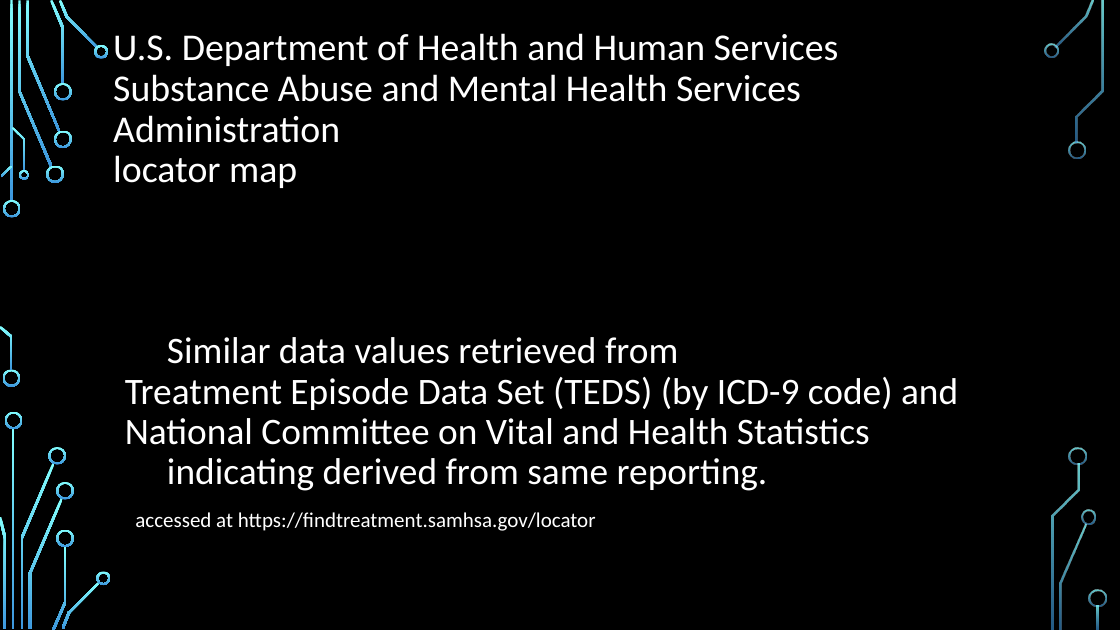
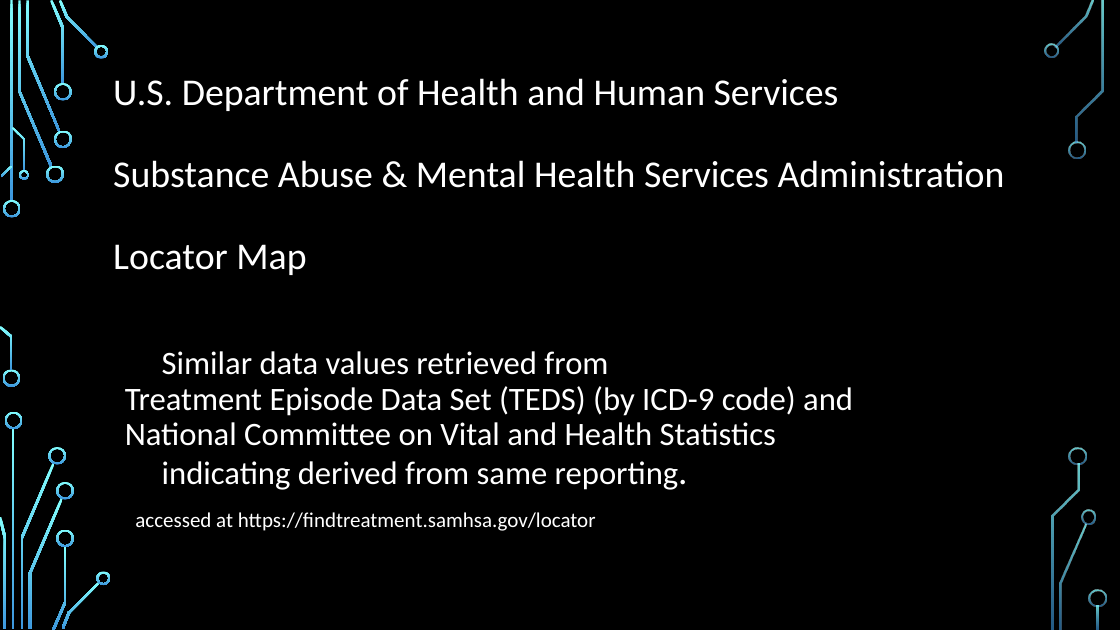
Before and after one commit to aeclaman/Project1, a slide deck: slide 7 of reports/SUICnotes.pptx. Drawn at 1120x630 pixels with LibreOffice and Linux fonts; fonts in the diff are those of the drawing; background and template pictures are left out. Boxes give left, top, right and bottom in pixels: in the first picture for what was removed or moved away, otherwise in the second. Text is boxed around its words. In the diff, an @@ line names an element or a change of style, - is before the commit and + after.

```diff
--- a/reports/SUICnotes.pptx
+++ b/reports/SUICnotes.pptx
@@ text at <box>113,78,1005,275</box>: text changed @@
-U.S. Department of Health and Human Services
-Substance Abuse and Mental Health Services Administration
-locator map
+U.S. Department of Health and Human Services
+Substance Abuse & Mental Health Services Administration
+Locator Map
@@ title "Similar data values retrieved from ..." at <box>125,351,853,490</box>: size 32 to 28 pt @@
```
Also in this commit, not shown: 10 other slides changed, 13 slides added, 5 slides removed.
